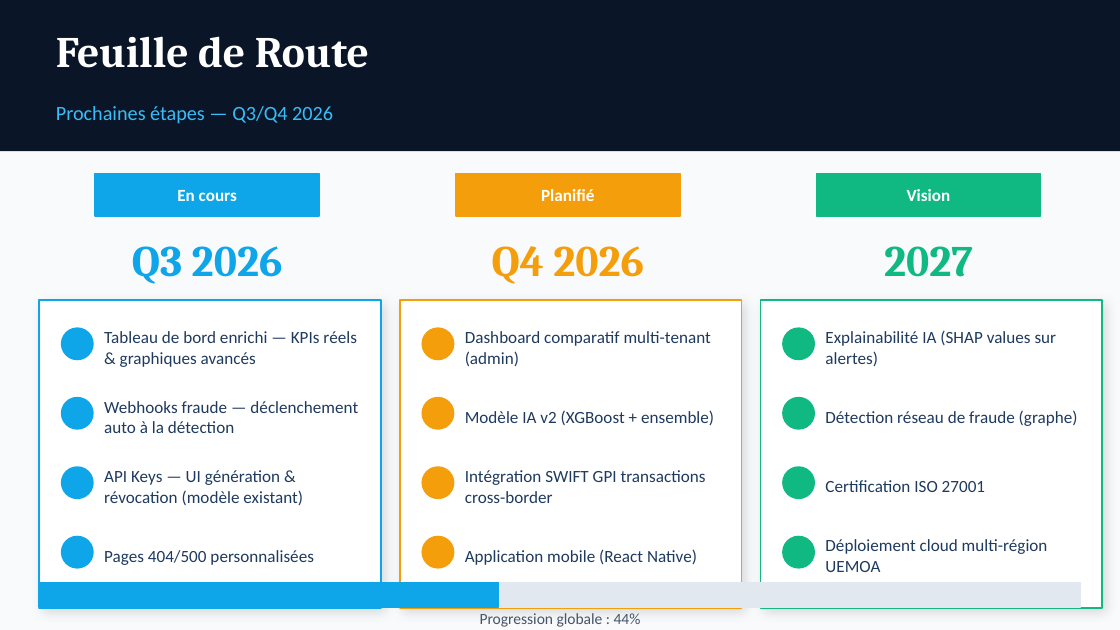
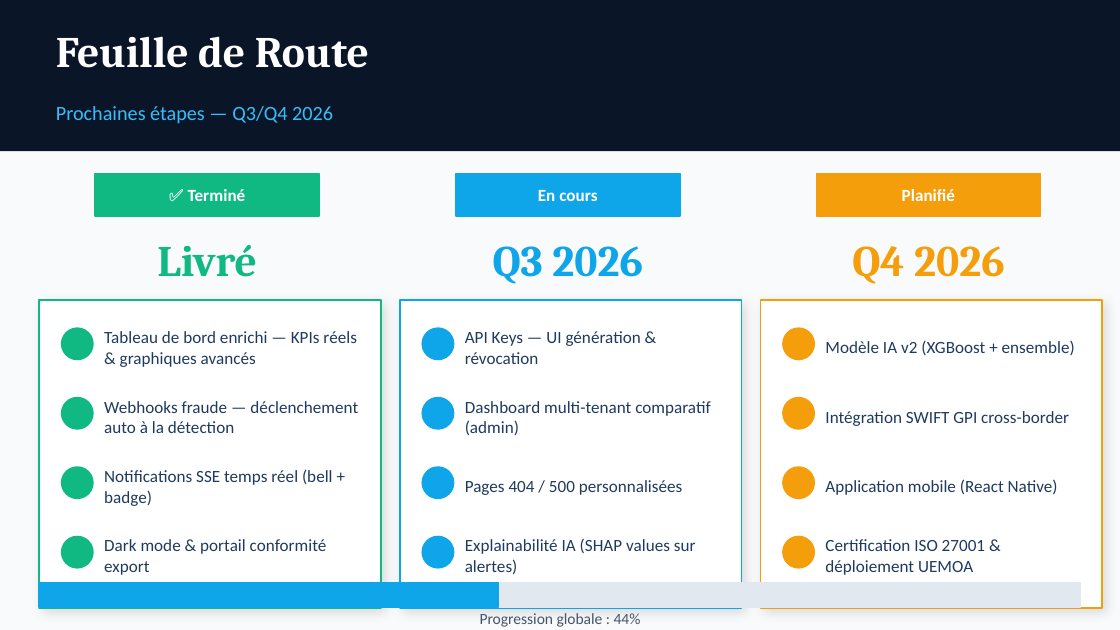
Before and after one commit to melessmb/fraud_guard, a slide deck: slide 13 of pptx/FraudGuard_Presentation.pptx. Drawn at 1120x630 pixels with LibreOffice and Linux fonts; fonts in the diff are those of the drawing. Boxes give left, top, right and bottom in pixels: in the first picture for what was removed or moved away, otherwise in the second. Text is boxed around its words. In the diff, an @@ line names an element or a change of style, - is before the commit and + after.

```diff
--- a/pptx/FraudGuard_Presentation.pptx
+++ b/pptx/FraudGuard_Presentation.pptx
@@ text at box(188, 189, 246, 201): text changed @@
-En cours
+✅ Terminé
@@ text at box(538, 190, 597, 201): text changed @@
-Planifié
+En cours
@@ text at box(902, 189, 955, 201): text changed @@
-Vision
+Planifié
@@ text at box(157, 245, 257, 277): text changed; text colour #0EA5E9 to #10B981 @@
-Q3 2026
+Livré
@@ text at box(493, 246, 643, 284): text changed; text colour #F59E0B to #0EA5E9 @@
-Q4 2026
+Q3 2026
@@ text at box(852, 246, 1005, 284): text changed; text colour #10B981 to #F59E0B @@
-2027
+Q4 2026
@@ rectangle at box(39, 300, 381, 608): outline #0EA5E9 1 pt to #10B981 1 pt @@
@@ rectangle at box(400, 300, 741, 608): outline #F59E0B 1 pt to #0EA5E9 1 pt @@
@@ rectangle at box(760, 300, 1102, 608): outline #10B981 1 pt to #F59E0B 1 pt @@
@@ text at box(465, 331, 641, 364): text changed @@
-Dashboard comparatif multi-tenant (admin)
+API Keys — UI génération & révocation
@@ text at box(825, 340, 1075, 355): text changed @@
-Explainabilité IA (SHAP values sur alertes)
+Modèle IA v2 (XGBoost + ensemble)
@@ text at box(465, 401, 711, 435): text changed @@
-Modèle IA v2 (XGBoost + ensemble)
+Dashboard multi-tenant comparatif (admin)
@@ text at box(825, 411, 1069, 426): text changed @@
-Détection réseau de fraude (graphe)
+Intégration SWIFT GPI cross-border
@@ text at box(104, 469, 333, 506): text changed @@
-API Keys — UI génération & révocation (modèle existant)
+Notifications SSE temps réel (bell + badge)
@@ text at box(825, 479, 1058, 495): text changed @@
-Certification ISO 27001
+Application mobile (React Native)
@@ text at box(465, 480, 683, 495): text changed @@
-Intégration SWIFT GPI transactions cross-border
+Pages 404 / 500 personnalisées
@@ fill #0EA5E9 to #10B981; outline #0EA5E9 1 pt to #10B981 1 pt in 5 elements at box(95, 174, 319, 216), box(62, 328, 93, 360), box(62, 398, 93, 429), box(62, 467, 93, 498), box(62, 536, 93, 568) @@
@@ text at box(104, 539, 327, 575): text changed @@
-Pages 404/500 personnalisées
+Dark mode & portail conformité export
@@ fill #F59E0B to #0EA5E9; outline #F59E0B 1 pt to #0EA5E9 1 pt in 5 elements at box(456, 174, 680, 216), box(422, 328, 454, 360), box(422, 398, 454, 429), box(422, 467, 454, 498), box(422, 536, 454, 568) @@
@@ text at box(465, 538, 696, 574): text changed @@
-Application mobile (React Native)
+Explainabilité IA (SHAP values sur alertes)
@@ fill #10B981 to #F59E0B; outline #10B981 1 pt to #F59E0B 1 pt in 5 elements at box(816, 174, 1040, 216), box(783, 328, 814, 360), box(783, 398, 814, 429), box(783, 467, 814, 498), box(783, 536, 814, 568) @@
@@ text at box(825, 539, 985, 575): text changed @@
-Déploiement cloud multi-région UEMOA
+Certification ISO 27001 & déploiement UEMOA
```
Also in this commit, not shown: 1 other file.
